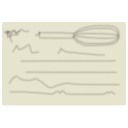
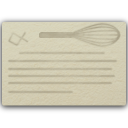
Comparing the layer stacks of the two w=128, h=128 images. Changes:
removed layer "Layer 2" over <box>3,23,121,97</box>
added layer "Layer 4" (51%) above "Layer 5" over <box>7,22,121,94</box>
added layer "Layer 5" (linear burn, 57%) above "Layer 1" over <box>2,22,126,106</box>
added layer "Layer 3" over <box>0,16,128,113</box>
